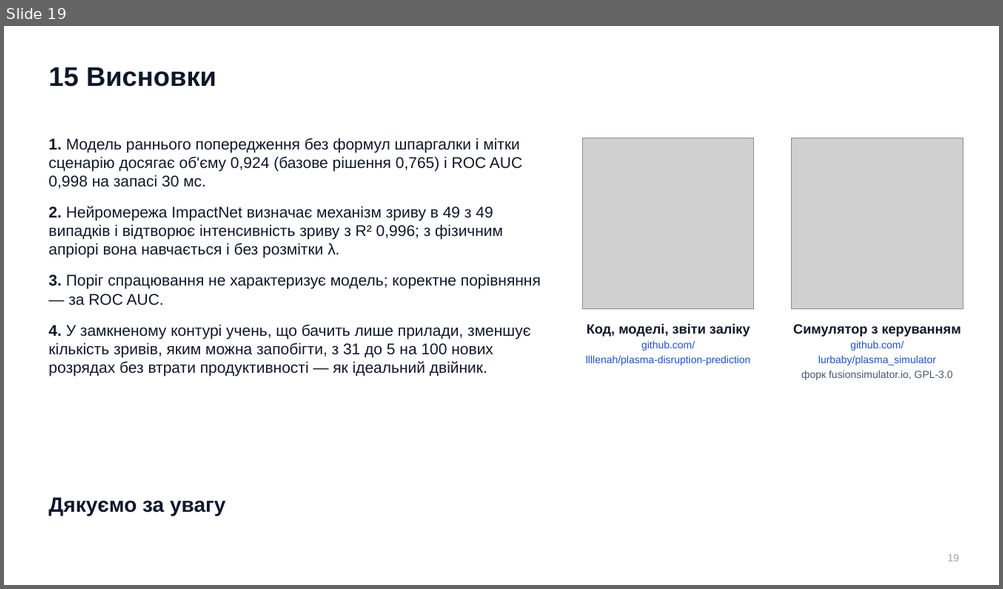
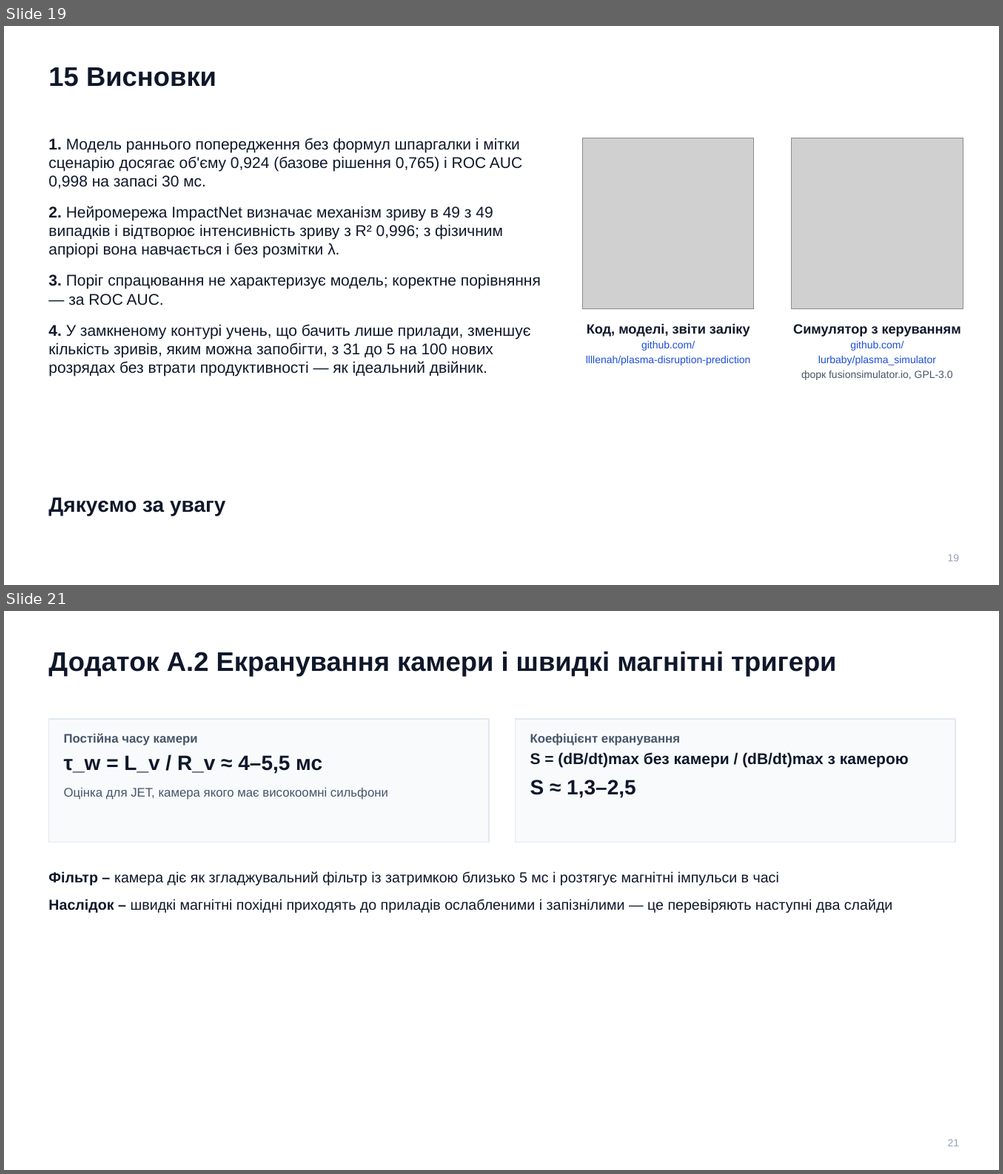
Before and after one commit to llllenah/plasma-disruption-prediction, a slide deck: docs/presentation.pptx. Shown one above the other, each under a label of ours: slide 19 before the commit, slides 19 and 21 after it; the slides between them are not shown. The pictures are 1003x589 and 1003x1174 pixels, drawn with LibreOffice and Linux fonts; fonts in the diff are those of the drawing; grey boxes stand for pictures. Boxes give left, top, right and bottom in pixels: in the first picture for what was removed or moved away, otherwise in the second. Text is boxed around its words. In the diff, an @@ line names an element or a change of style, - is before the commit and + after.

```diff
--- a/docs/presentation.pptx
+++ b/docs/presentation.pptx
@@ slide 21 added at <box>4,611,999,1170</box>, background #FFFFFF @@
@@ text added at <box>48,651,836,677</box>, 26 pt, text #0F172A, bold @@
+Додаток А.2 Екранування камери і швидкі магнітні тригери
@@ rectangle added at <box>48,719,489,843</box>, fill #F8FAFC, outline #E2E8F0 1 pt @@
@@ rectangle added at <box>515,719,956,843</box>, fill #F8FAFC, outline #E2E8F0 1 pt @@
@@ text added at <box>64,733,388,800</box>, 12 pt, text #475569 @@
+Постійна часу камери
+τ_w = L_v / R_v ≈ 4–5,5 мс
+Оцінка для JET, камера якого має високоомні сильфони
@@ text added at <box>530,734,908,798</box>, 15 pt, text #0F172A, bold @@
+Коефіцієнт екранування
+S = (dB/dt)max без камери / (dB/dt)max з камерою
+S ≈ 1,3–2,5
@@ text added at <box>48,871,893,913</box>, 14 pt, text #0F172A @@
+Фільтр – камера діє як згладжувальний фільтр із затримкою близько 5 мс і розтягує магнітні імпульси в часі
+Наслідок – швидкі магнітні похідні приходять до приладів ослабленими і запізнілими — це перевіряють наступні два слайди
@@ text added at <box>948,1139,959,1147</box>, 10 pt, text #94A3B8 @@
+21
```
Also in this commit, not shown: 4 other slides added, 5 other files.
